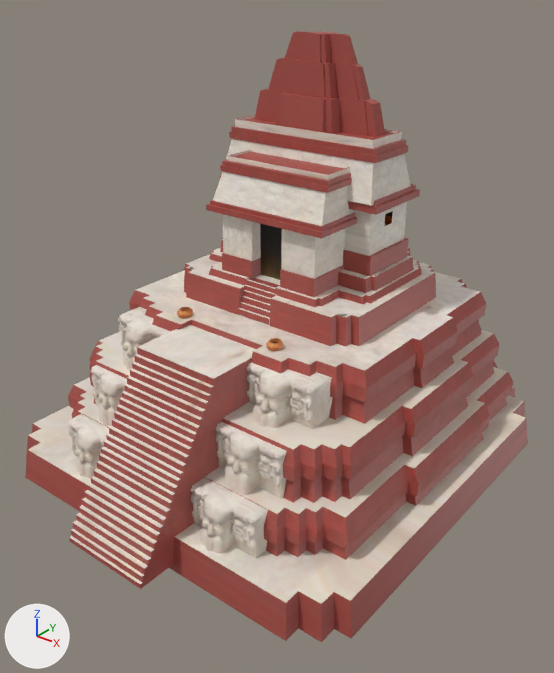
Before and after pictures for a commit that changed the COLLADA model art/meshes/structural/maya_protoclassic/templomaior_1.dae.
Before and after are seen from a camera (50 mm lens) standing at (25.5, -31.2, 26.4) and looking at (1.0, -0.7, 7.4). Every picture has the same lights, and +X, +Y and +Z are marked at lower left. Where no turn or scale is listed for an object, it has been applied to the vertices. Vertices at the same position are counted once.

In view in the first picture: 'gtemple_1'.
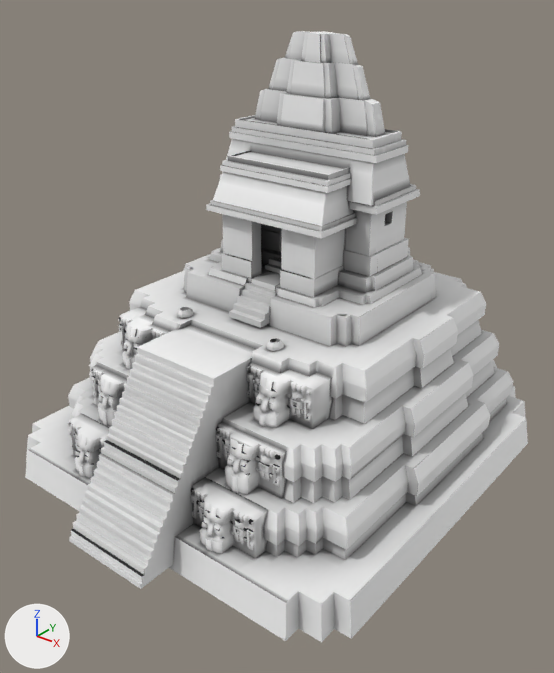
Location of each change, [x1, y1, x2, y2] in pixels of the pictures (554 x 673 px; the box of a moved part takes in the faces that stretch with it):
'gtemple_1', surface changed, reshaped
    both: [25, 31, 528, 642]
part 1 of me_cubo_004, moved or reshaped
    before: [238, 279, 278, 325]
    after: [229, 277, 280, 328]
part 2 of me_cubo_004, deleted
    before: [260, 223, 282, 280]
part 3 of me_cubo_004, added
    after: [251, 258, 281, 291]
part 4 of me_cubo_004, surface changed
    both: [25, 31, 528, 642]

Edits to the bpy script that builds the scene:
```text
Add img_untitled_007_png:
    img_untitled_007_png = load_image('Untitled.007.png', 'Untitled.007.png', 2048, 2048, 'sRGB')
Change mat_material_001_002:
    mat_material_001_002.texture: img_maya_protoclassic_struct_png -> img_untitled_007_png
Change me_cubo_004:
    used by ob_gtemple_1; location = (-1.74, 0.0, 0.0)
    remove me_cubo_004.from_pydata(...)  # 4566 vertices, 8224 faces; spans x -10.4..13.9, y -13.2..14.6, z -1.4..23.1
    add me_cubo_004.from_pydata(...)  # 4583 vertices, 8237 faces; spans x -10.4..13.9, y -13.2..14.6, z -1.4..23.1
    me_cubo_004 part 1: the loose piece of 28 vertices spanning x 0.7..3.0, y -1.6..-0.7, z 8.5..10.4 is scaled about its middle by (1, 2.25, 1), then moved by (0.0, -0.2, 0.1)
    me_cubo_004 part 2: the loose piece of 4 vertices spanning x 0.7..3.0, y 0.2, z 10.3..14.0 is deleted
    me_cubo_004 part 3
    16 vertices are added at x 0.5..3.2, y -0.8..2.8, z 10.0..14.3
    5 new vertices lie (2.3, 0.0, 0.0) away from vertices in x 0.7, y 0.8..1.5, z 10.5..11.0
    15 new faces join them
    me_cubo_004 part 4: 8173 kept faces spanning x -10.4..13.9, y -13.2..14.6, z -1.4..23.1 get new texture (UV) coordinates
```
